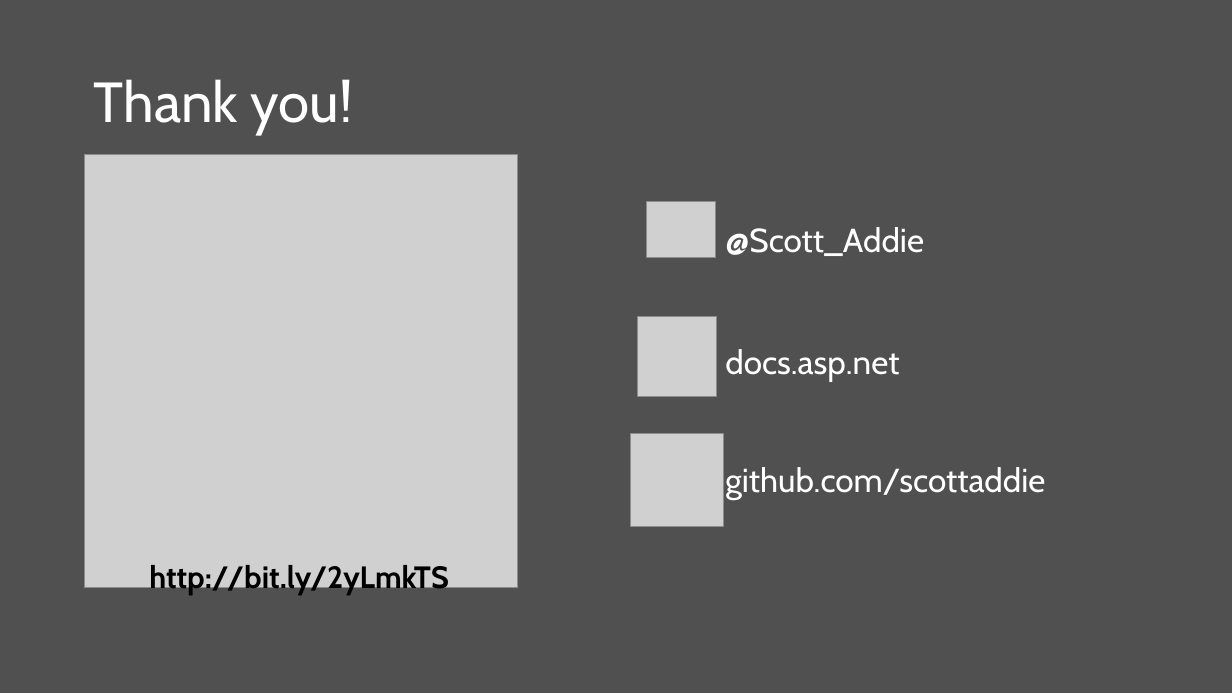
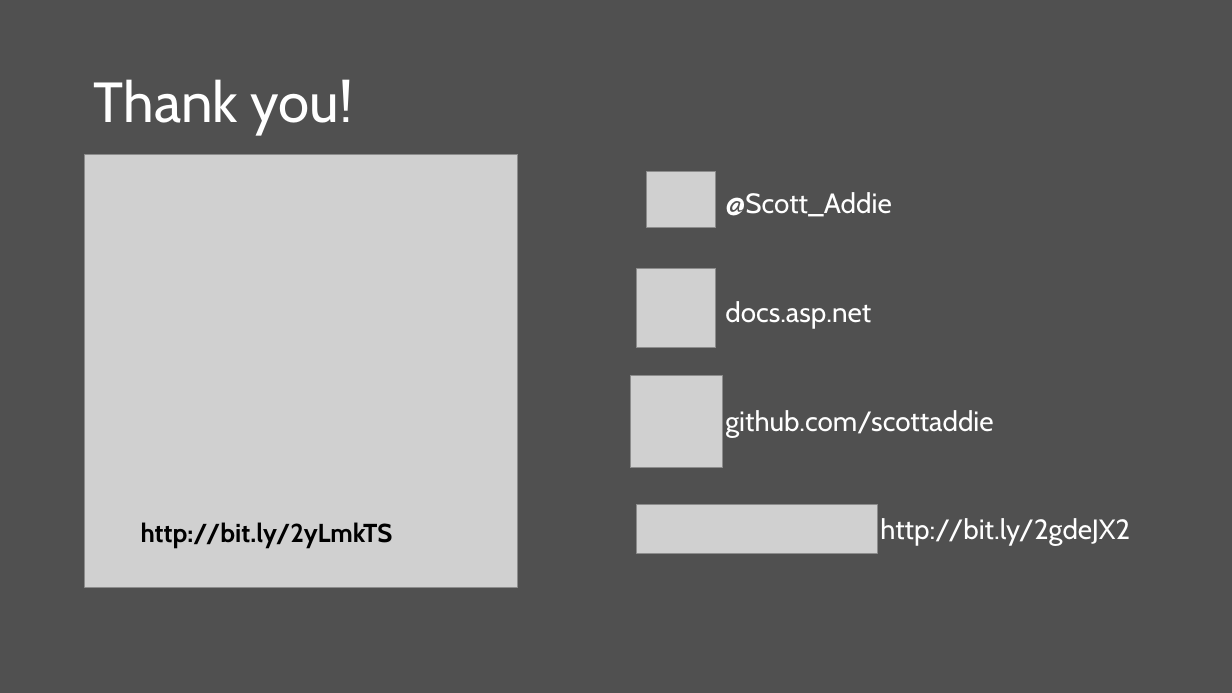
Before and after one commit to scottaddie/slide-decks, a slide deck: slide 15 of Whats New in ASP.NET Core 2.0.pptx. Drawn at 1232x693 pixels with LibreOffice and Linux fonts; fonts in the diff are those of the drawing; grey boxes stand for pictures. Boxes give left, top, right and bottom in pixels: in the first picture for what was removed or moved away, otherwise in the second. Text is boxed around its words. In the diff, an @@ line names an element or a change of style, - is before the commit and + after.

Commit message:
Add podcast link

```diff
--- a/Whats New in ASP.NET Core 2.0.pptx
+++ b/Whats New in ASP.NET Core 2.0.pptx
@@ text "@Scott_Addie" moved from (x1=725, y1=227, x2=1045, y2=500) to (x1=725, y1=192, x2=1130, y2=546) @@
@@ picture moved from (x1=647, y1=201, x2=716, y2=258) to (x1=647, y1=172, x2=716, y2=228) @@
@@ text "http://bit.ly/2yLmkTS" at (x1=141, y1=522, x2=393, y2=549): size 24.1 to 20.1 pt @@
@@ text at (x1=725, y1=192, x2=993, y2=437): size 25.9 to 21.7 pt in "@Scott_Addie", "docs.asp.net", "github.com/scottaddie" @@
@@ picture moved from (x1=638, y1=317, x2=717, y2=396) to (x1=637, y1=268, x2=716, y2=348) @@
@@ picture moved from (x1=631, y1=434, x2=724, y2=527) to (x1=630, y1=375, x2=723, y2=468) @@
@@ picture added at (x1=637, y1=505, x2=877, y2=553) @@
@@ text at (x1=880, y1=518, x2=1130, y2=546): paragraph added @@
+http://bit.ly/2gdeJX2
```
